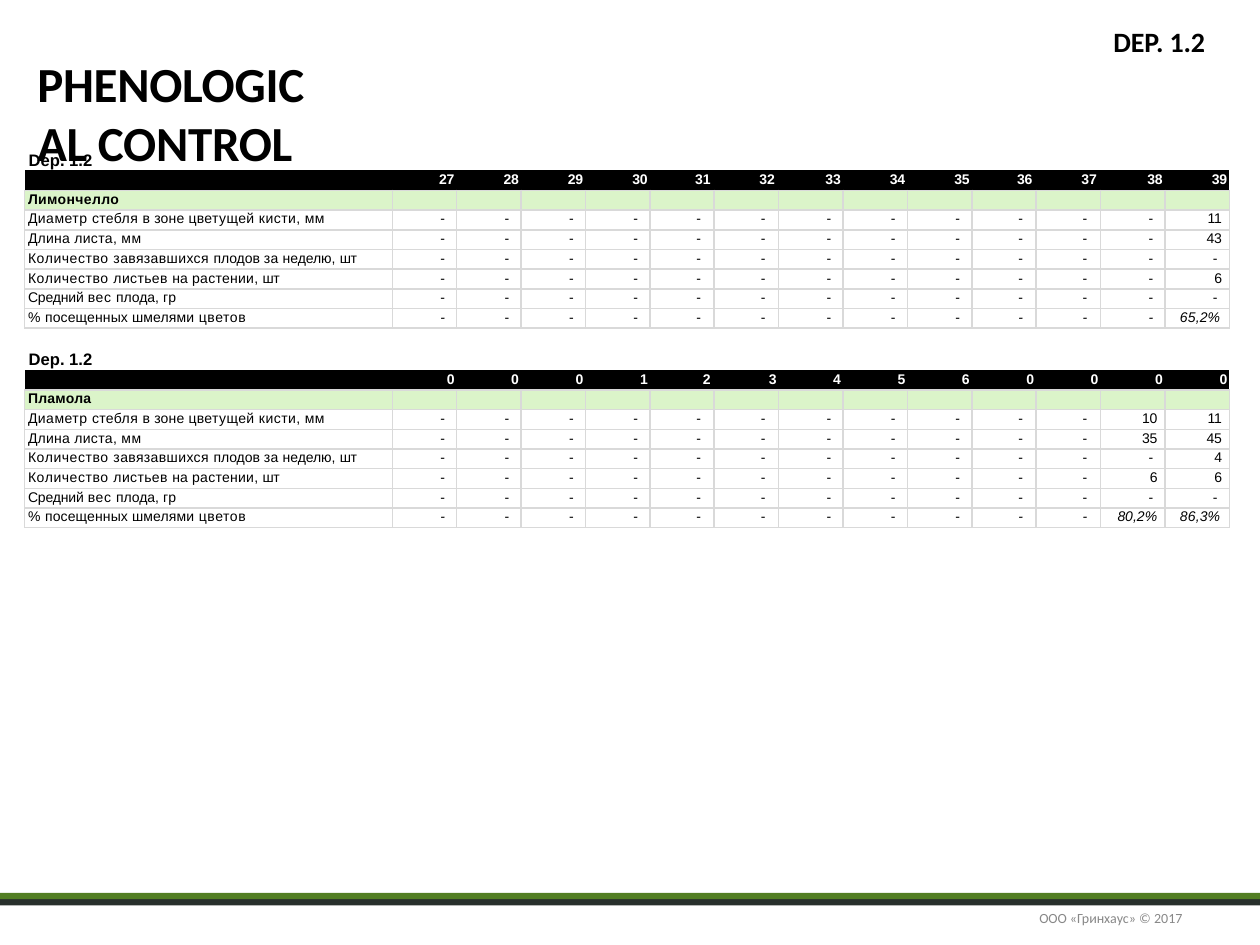
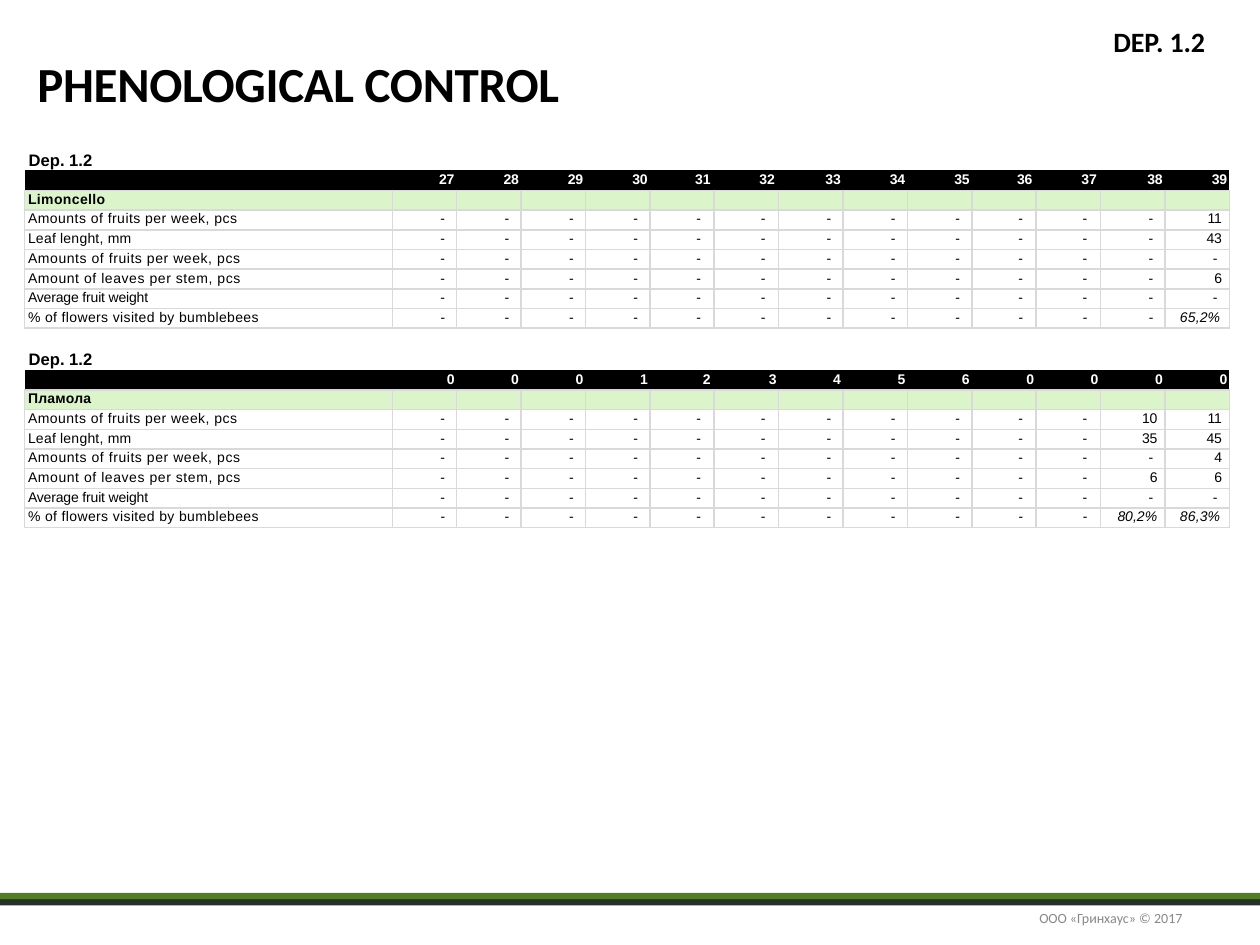
Before and after one commit to Sehin/pptx-translate, a slide deck: slide 17 of new.pptx. Drawn at 1260x945 pixels with LibreOffice and Linux fonts; fonts in the diff are those of the drawing. Boxes give left, top, right and bottom in pixels: in the first picture for what was removed or moved away, otherwise in the second. Text is boxed around its words. In the diff, an @@ line names an element or a change of style, - is before the commit and + after.

```diff
--- a/new.pptx
+++ b/new.pptx
@@ title "PHENOLOGICAL CONTROL" rewrapped from (98,129,292,172) to (37,70,559,103) @@
@@ table at (25,170,1228,329) @@
-row 2, column 1: Лимончелло
+row 2, column 1: Limoncello
-row 3, column 1: Диаметр стебля в зоне цветущей кисти, мм
+row 3, column 1: Amounts of fruits per week, pcs
-row 4, column 1: Длина листа, мм
+row 4, column 1: Leaf lenght, mm
-row 5, column 1: Количество завязавшихся плодов за неделю, шт
+row 5, column 1: Amounts of fruits per week, pcs
-row 6, column 1: Количество листьев на растении, шт
+row 6, column 1: Amount of leaves per stem, pcs
-row 7, column 1: Средний вес плода, гр
+row 7, column 1: Average fruit weight
-row 8, column 1: % посещенных шмелями цветов
+row 8, column 1: % of flowers visited by bumblebees
@@ table at (25,369,1228,528) @@
-row 3, column 1: Диаметр стебля в зоне цветущей кисти, мм
+row 3, column 1: Amounts of fruits per week, pcs
-row 4, column 1: Длина листа, мм
+row 4, column 1: Leaf lenght, mm
-row 5, column 1: Количество завязавшихся плодов за неделю, шт
+row 5, column 1: Amounts of fruits per week, pcs
-row 6, column 1: Количество листьев на растении, шт
+row 6, column 1: Amount of leaves per stem, pcs
-row 7, column 1: Средний вес плода, гр
+row 7, column 1: Average fruit weight
-row 8, column 1: % посещенных шмелями цветов
+row 8, column 1: % of flowers visited by bumblebees
```
Also in this commit, not shown: 23 other slides changed, 11 other files.
